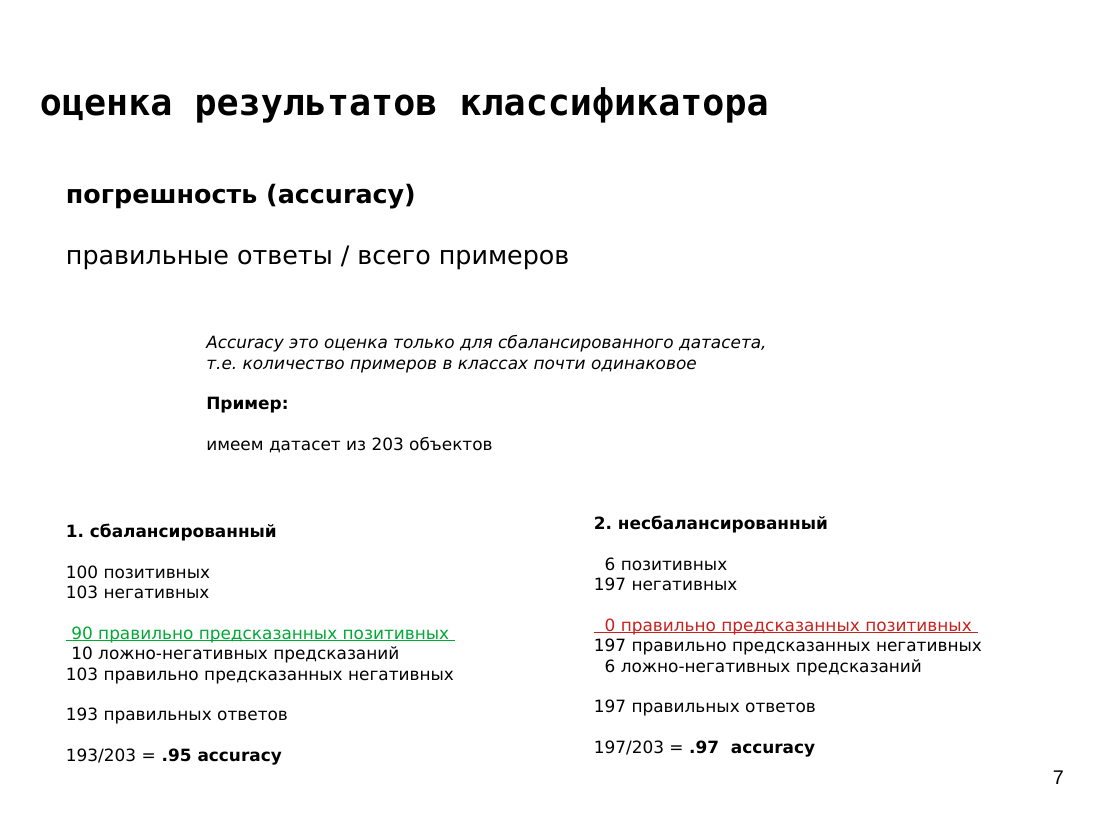
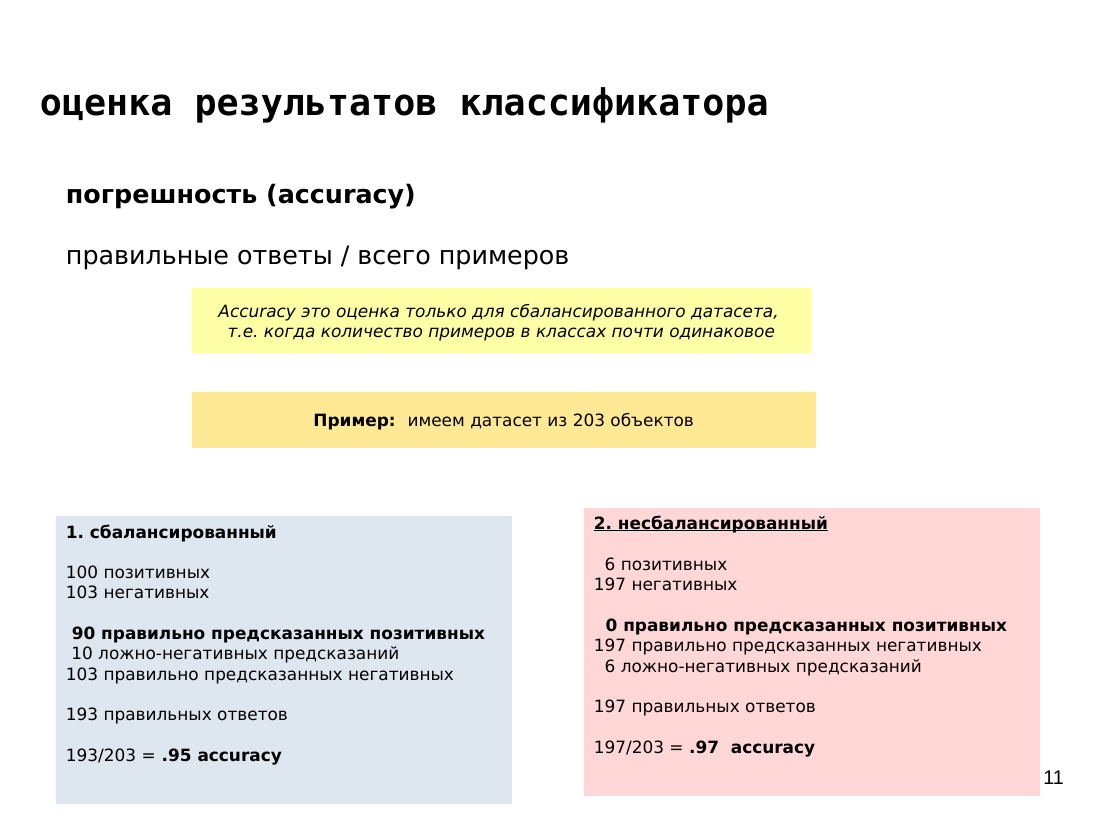
Before and after one commit to mechanoid5/ml_lectorium_legacy, a slide deck: slide 11 of 07-classifier-estimation.odp (slide 7 before the commit). Drawn at 1120x840 pixels with LibreOffice and Linux fonts; fonts in the diff are those of the drawing; background and template pictures are left out. Boxes give left, top, right and bottom in pixels: in the first picture for what was removed or moved away, otherwise in the second. Text is boxed around its words. In the diff, an @@ line names an element or a change of style, - is before the commit and + after.

```diff
--- a/07-classifier-estimation.odp
+++ b/07-classifier-estimation.odp
@@ rectangle "Accuracy это оценка только для ...": place and size @@
-rectangle "Accuracy это оценка только для ..." at (206,335,767,453)
+rectangle "Accuracy это оценка только для ..." at (192,288,812,353)
@@ rectangle "Accuracy это оценка только для ..." at (192,288,812,353): vertical alignment top to middle; fill none to #FFFFA6 @@
@@ text in rectangle at (218,304,779,321): alignment left to centre @@
@@ text in rectangle at (228,327,775,341): text changed @@
-т.е. количество примеров в классах почти одинаковое
-Пример:
-имеем датасет из 203 объектов
+т.е. когда количество примеров в классах почти одинаковое
@@ rectangle added at (192,392,816,448), fill #FFE994, 12 pt, text #000000 @@
+Пример: имеем датасет из 203 объектов
@@ rectangle "2. несбалансированный": place and size @@
-rectangle "2. несбалансированный" at (594,516,982,757)
+rectangle "2. несбалансированный" at (584,508,1041,796)
@@ rectangle "2. несбалансированный" at (584,508,1041,796): fill none to #FFD7D7 @@
@@ rectangle "1. сбалансированный": place and size @@
-rectangle "1. сбалансированный" at (66,524,454,765)
+rectangle "1. сбалансированный" at (56,516,512,804)
@@ rectangle "1. сбалансированный" at (56,516,512,804): fill none to #DEE6EF @@
@@ text in rectangle at (594,516,1007,635): underline on in "2. несбалансированный"; text colour #C9211E to #000000, bold on, underline off in "0 правильно предсказанных позитивных" @@
@@ text in rectangle at (72,626,485,643): text colour #00A933 to #000000, bold on, underline off in "90 правильно предсказанных позитивных" @@
@@ page number at (1043,770,1064,784): text changed @@
-7
+11
```
Also in this commit, not shown: 8 other slides changed, 10 slides added, 6 slides removed, 2 other files.
